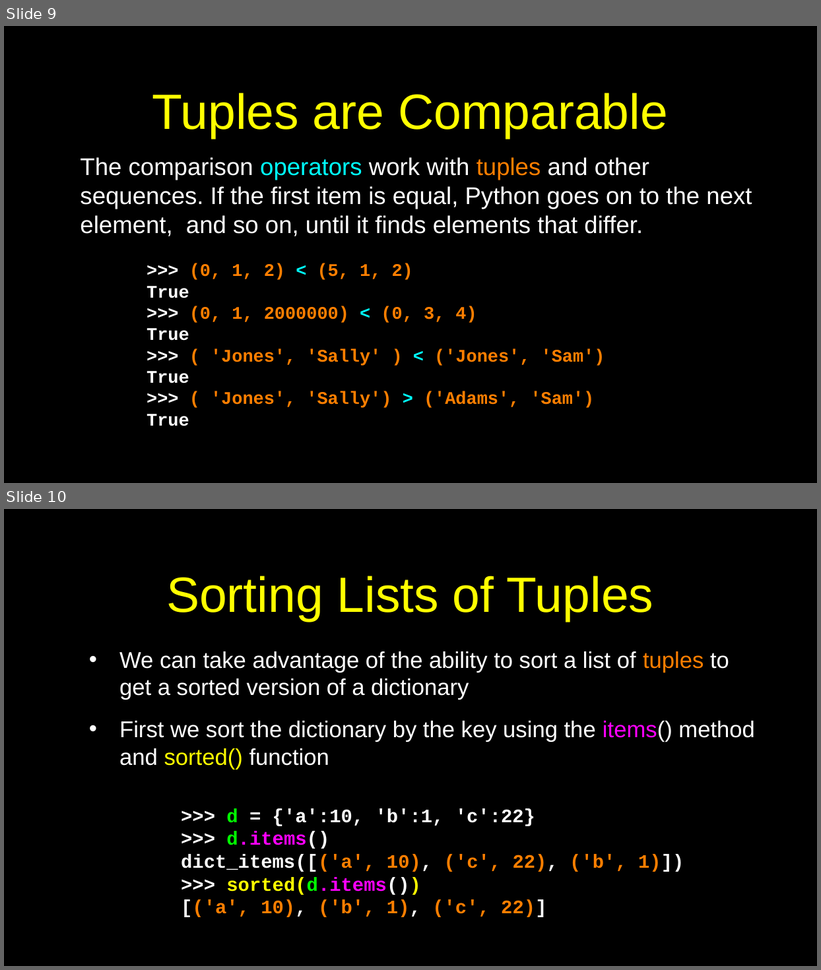
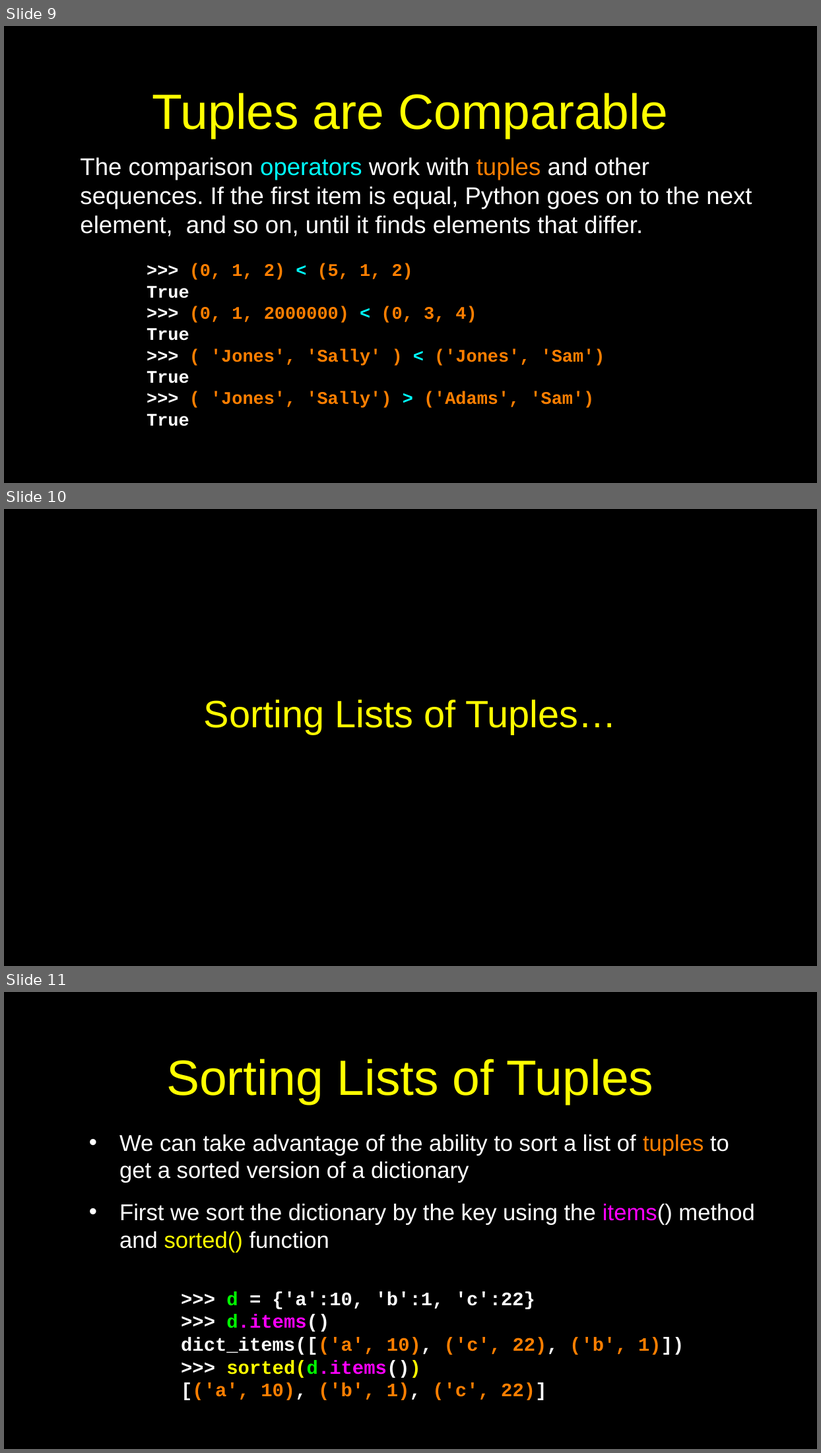
Before and after one commit to csev/py4e, a slide deck: lectures3/Pythonlearn-10-Tuples.pptx. Shown one above the other, each under a label of ours: slides 9 and 10 before the commit, slides 9, 10 and 11 after it. The pictures are 821x970 and 821x1453 pixels, drawn with LibreOffice and Linux fonts; fonts in the diff are those of the drawing. Boxes give left, top, right and bottom in pixels: in the first picture for what was removed or moved away, otherwise in the second. Text is boxed around its words. In the diff, an @@ line names an element or a change of style, - is before the commit and + after.

Commit message:
Tuples

```diff
--- a/lectures3/Pythonlearn-10-Tuples.pptx
+++ b/lectures3/Pythonlearn-10-Tuples.pptx
@@ slide 10 added at <box>4,509,817,966</box>, background #000000; not listed: 1 template element that a slide beside it also shows @@
@@ title added at <box>204,700,616,735</box>, 60 pt, text #FFFC00 @@
+Sorting Lists of Tuples…
@@ what was slide 10 is now slide 11 @@
```
Also in this commit, not shown: 2 other files.
